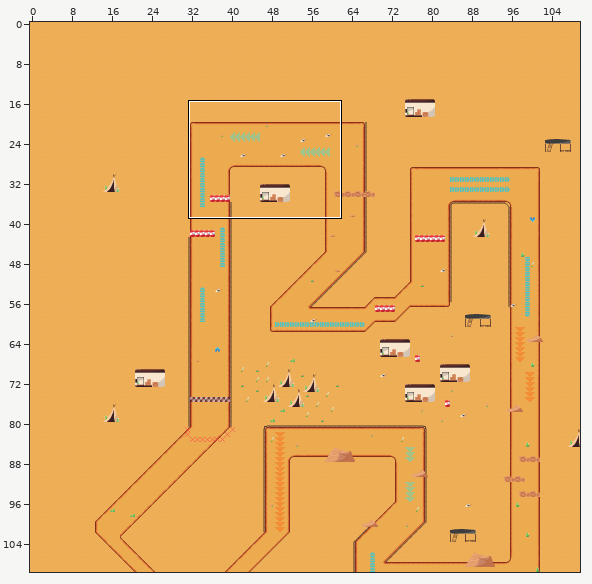
Tiled map: assets/map/desert.tmx. Above: a wide view before the commit, with the close-up outlined.
Close-up. As it was:
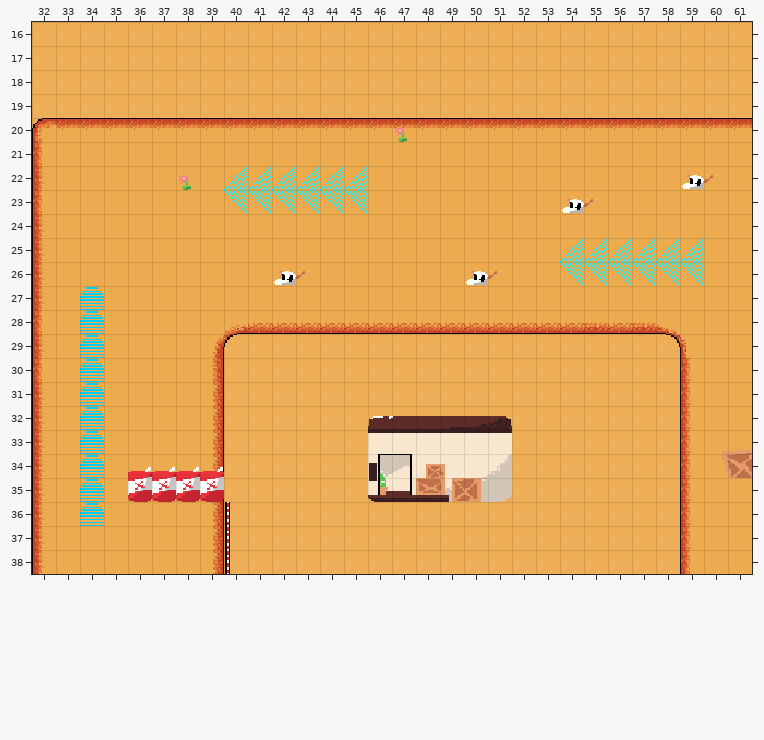
Cells are 16x16 px. Shown: x 32..61, y 16..38. The commit also changed other parts of the map, which this record leaves out. Tiles whose own drawing changed are shown in their newer look in all pictures.
Once edited:
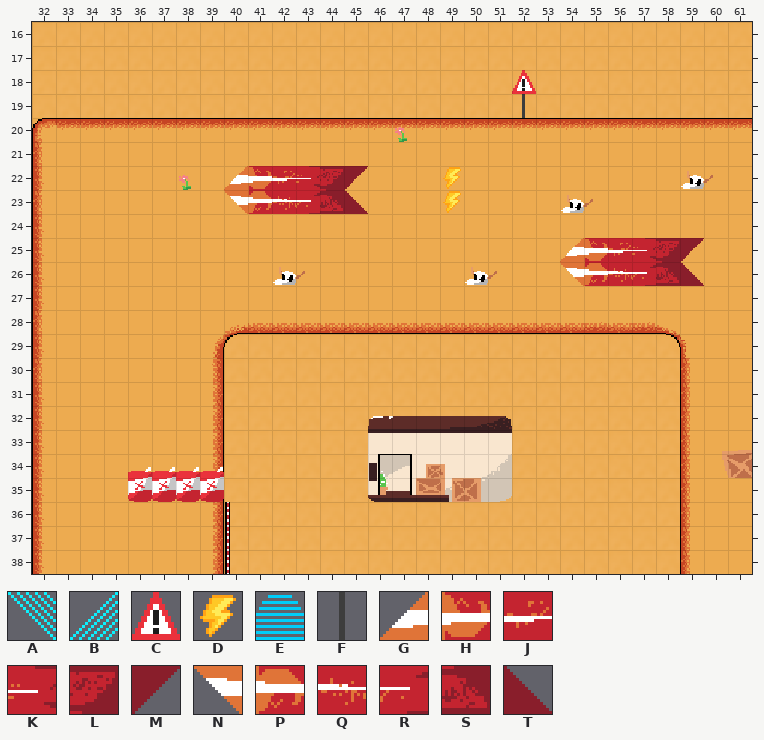
Key: from "tiles": A 62, B 62 turned 90, C 87, D 89, E 90, F 119, G 186, H 187, J 188, K 189, L 190, M 191, N 218, P 219, Q 220, R 221, S 222, T 223.
_ is an empty cell.
Tiles replaced or removed in this view: A, B, E.
The author wrote: Updated sprites and added a full charge nitro booster
The exact change:
Changed rows in their new state; . is an unchanged cell.
Layer "Decoration":
first column x 52:
18 C
19 F
Layer "Boosters":
first column x 34:
22 ......GHJKLM...D..........
23 ......NPQRST...D..........
25 ....................GHJKLM
26 ....................NPQRST
27 _.........................
28 _.........................
29 _.........................
30 _.........................
31 _.........................
32 _.........................
33 _.........................
34 _.........................
35 _.........................
36 _.........................
